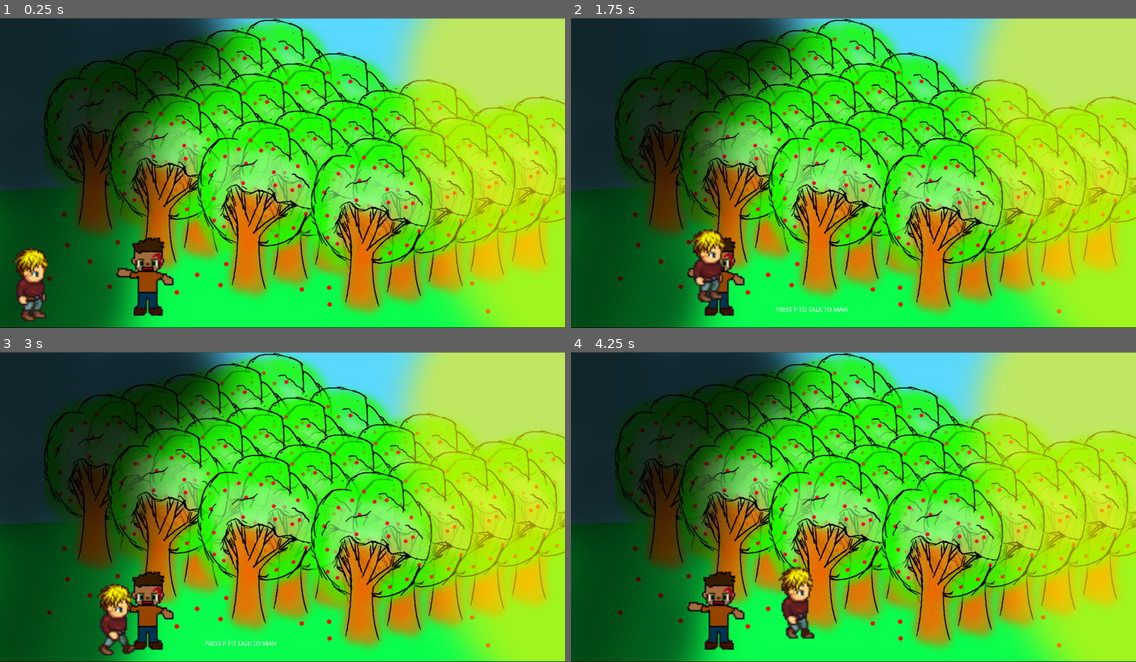
Above: before the commit, frames 1-4 (two rows, left to right).
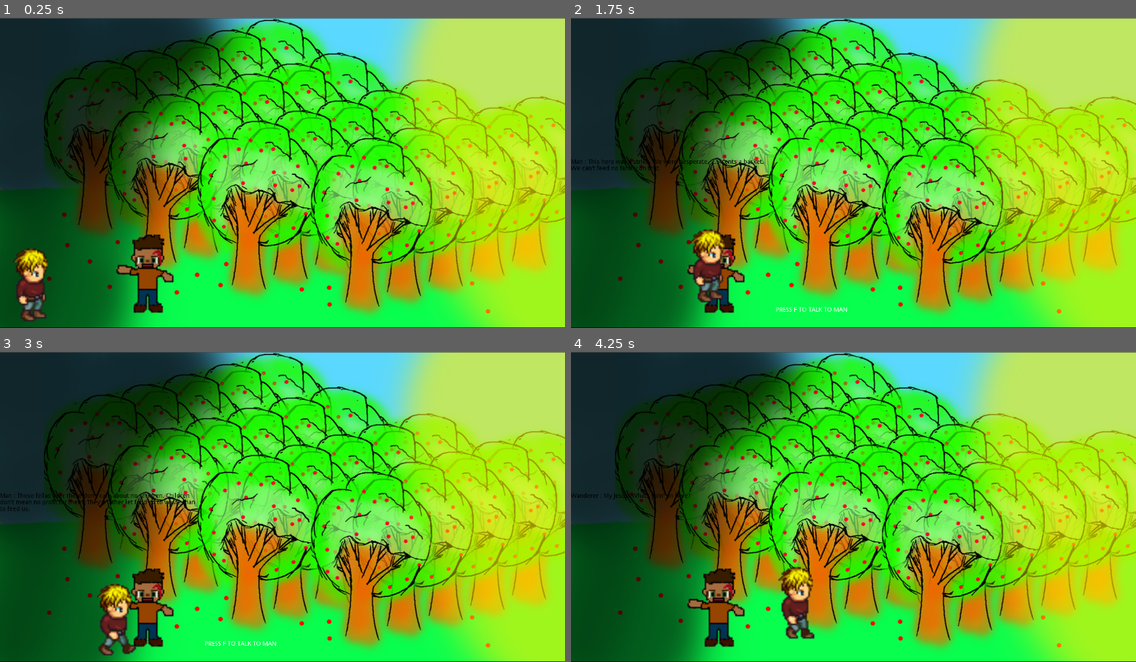
Above: after the commit, the same moments.

Repository: tonyjiang02/WhatHappenedHereBad
Game: Godot game, scene res://OrchardScene.tscn
The game is run twice, just before and just after one commit, with the same random seed, the same clock (stepped at 60 frames per second) and the same inputs. The project has no main scene, so this scene is started directly.
Inputs:
- Up to frame 1 (0.25 s): no input
- Up to frame 2 (1.75 s): tap Enter at 0.5 s; hold F 0.53-1.28 s; hold Right (ui_right) from 0.53 s (still down); tap Up (ui_up) at 0.77, 1.52 s; tap C at 0.8, 1.35 s; tap F at 1.55 s
- Up to frame 3 (3 s): tap F at 2 s; release Right (ui_right) at 2.03 s; hold Left (ui_left) 2.03-2.78 s; hold F 2.03-2.78 s; tap C at 2.3, 2.85 s; hold Right (ui_right) from 2.78 s (still down)
- Up to frame 4 (4.25 s): keep holding Right (ui_right); tap Up (ui_up) at 3.02, 3.77 s; tap F at 3.05, 3.5 s; hold F from 3.53 s (still down); tap C at 3.8 s

The runs differ from the first frame. In frame 1, 0.9% of the frame differs, in the area x 20-31%, y 69-97%; in frame 2, 0.7%; in frame 3, 1.1%, in the area x 0-35%, y 45-97%; in frame 4, 1.0%.

Commit message:
stuff

Diff:
--- a/64x64GroundTextures.tscn
+++ b/64x64GroundTextures.tscn
@@ -1,9 +1,10 @@
-[gd_scene load_steps=5 format=2]
+[gd_scene load_steps=6 format=2]
 
 [ext_resource path="res://Textures/tileset_extended_64px.png" type="Texture" id=1]
 [ext_resource path="res://Textures/black_texture.png" type="Texture" id=2]
 [ext_resource path="res://Textures/wood floor.png" type="Texture" id=3]
 [ext_resource path="res://Textures/Wood texture.png" type="Texture" id=4]
+[ext_resource path="res://Textures/textboxtexture.png" type="Texture" id=5]
 
 [node name="Node" type="Node"]
 
@@ -76,3 +77,7 @@
 
 [node name="CollisionPolygon2D" type="CollisionPolygon2D" parent="collision_black/StaticBody2D"]
 polygon = PoolVector2Array( -32, -32, 32, -32, 32, 32, -32, 32, -32, -32 )
+
+[node name="textboxtexture" type="Sprite" parent="."]
+position = Vector2( 416, 256 )
+texture = ExtResource( 5 )
--- a/DustBowlScene.gd
+++ b/DustBowlScene.gd
@@ -11,7 +11,7 @@
 var file = File.new()
 var dict = {}
 var dialogue_counter = 1
-var ignoreinputs = false
+var acceptInput = true
 func _ready():
 	if global.pos1:
 		$Player.position = global.pos1
@@ -25,22 +25,23 @@
 	_get_Message()
 	global.pos1 = $Player.position
 func _input(e):
-	if !ignoreinputs:
-		$Timer.start()
-	if Input.is_key_pressed(KEY_F) and !ignoreinputs:
-		if nextToHouse:
-			emit_signal("enter_house")
-			print("enter house")
-			get_tree().change_scene("res://InsideMuleyGravesHouse.tscn")
-		if nextToMuley:
-			emit_signal("talk_muley")
-			print("talk_muley")
-			_display_next_dialogue()
-			talkingToMuley = true
-	if Input.is_key_pressed(KEY_C) and !ignoreinputs:
-		if talkingToMuley:
-			_display_next_dialogue()
-	ignoreinputs = true
+	if acceptInput:
+		if Input.is_key_pressed(KEY_F):
+			if nextToHouse:
+				emit_signal("enter_house")
+				print("enter house")
+				get_tree().change_scene("res://InsideMuleyGravesHouse.tscn")
+			if nextToMuley:
+				emit_signal("talk_muley")
+				print("talk_muley")
+				_display_next_dialogue()
+				talkingToMuley = true
+		if Input.is_key_pressed(KEY_C):
+			if talkingToMuley:
+				_display_next_dialogue()
+		if $Timer.is_stopped():
+			acceptInput = false
+			$Timer.start()
 func _get_Message():
 	var distanceToMuley = $MuleyGraves.position.distance_to($Player.position)
 	var distanceToHouse = $DustBowlHouse.position.distance_to($Player.position)
@@ -69,4 +70,4 @@
 
 
 func _on_Timer_timeout():
-	ignoreinputs = false
+	acceptInput = true
--- a/DustBowlScene.tscn
+++ b/DustBowlScene.tscn
@@ -19,6 +19,10 @@
 position = Vector2( 640, 352 )
 scale = Vector2( 0.799685, 0.77051 )
 texture = ExtResource( 2 )
+
+[node name="DialogueTexture" type="TileMap" parent="."]
+tile_set = ExtResource( 3 )
+format = 1
 
 [node name="TileMap" type="TileMap" parent="."]
 tile_set = ExtResource( 3 )
@@ -42,13 +46,13 @@
 margin_bottom = 696.0
 
 [node name="DialogueBox" type="RichTextLabel" parent="."]
-margin_left = 328.0
-margin_top = 118.0
-margin_right = 997.0
-margin_bottom = 331.0
+margin_left = 323.0
+margin_top = 113.0
+margin_right = 1020.0
+margin_bottom = 344.0
 custom_fonts/normal_font = SubResource( 1 )
 
 [node name="Timer" type="Timer" parent="."]
 wait_time = 0.3
-autostart = true
+one_shot = true
 [connection signal="timeout" from="Timer" to="." method="_on_Timer_timeout"]
--- a/GroundTileset.tres
+++ b/GroundTileset.tres
@@ -1,30 +1,31 @@
-[gd_resource type="TileSet" load_steps=19 format=2]
+[gd_resource type="TileSet" load_steps=20 format=2]
 
 [ext_resource path="res://Textures/tileset_extended_64px.png" type="Texture" id=1]
 [ext_resource path="res://Textures/Wood texture.png" type="Texture" id=2]
 [ext_resource path="res://Textures/wood floor.png" type="Texture" id=3]
 [ext_resource path="res://Textures/black_texture.png" type="Texture" id=4]
-[ext_resource path="res://Textures/ground/ground1.png" type="Texture" id=5]
-[ext_resource path="res://Textures/ground/groundleft.png" type="Texture" id=6]
-[ext_resource path="res://Textures/ground/ground2.png" type="Texture" id=7]
-[ext_resource path="res://Textures/ground/groundright.png" type="Texture" id=8]
-
-[sub_resource type="ConvexPolygonShape2D" id=1]
+[ext_resource path="res://Textures/textboxtexture.png" type="Texture" id=5]
+[ext_resource path="res://Textures/ground/ground1.png" type="Texture" id=6]
+[ext_resource path="res://Textures/ground/groundleft.png" type="Texture" id=7]
+[ext_resource path="res://Textures/ground/ground2.png" type="Texture" id=8]
+[ext_resource path="res://Textures/ground/groundright.png" type="Texture" id=9]
+
+[sub_resource type="ConvexPolygonShape2D" id=11]
 points = PoolVector2Array( -32, 32, -32, -32, 32, -32, 32, 32, 32, 32, 32, 32, 32, 32 )
 
-[sub_resource type="ConvexPolygonShape2D" id=2]
+[sub_resource type="ConvexPolygonShape2D" id=12]
 points = PoolVector2Array( -32, -32, -32, -32, 32, -32, 32, 32, -32, 32 )
 
-[sub_resource type="ConvexPolygonShape2D" id=3]
+[sub_resource type="ConvexPolygonShape2D" id=13]
 points = PoolVector2Array( -32, -32, 32, -32, 32, 32, -32, 32 )
 
-[sub_resource type="ConvexPolygonShape2D" id=4]
+[sub_resource type="ConvexPolygonShape2D" id=14]
 points = PoolVector2Array( -32, -32, 32, -32, 32, 32, -32, 32, -32, -32 )
 
-[sub_resource type="ConvexPolygonShape2D" id=5]
+[sub_resource type="ConvexPolygonShape2D" id=15]
 points = PoolVector2Array( -32, -32, 32, -32, 32, 32, -32, 32 )
 
-[sub_resource type="ConvexPolygonShape2D" id=6]
+[sub_resource type="ConvexPolygonShape2D" id=16]
 points = PoolVector2Array( -32, -32, 32, -32, 32, 32, -32, 32, -32, -32 )
 
 [sub_resource type="ConvexPolygonShape2D" id=7]
@@ -226,7 +227,17 @@
 "autotile_coord": Vector2( 0, 0 ),
 "one_way": false,
 "one_way_margin": 1.0,
-"shape": SubResource( 4 ),
+"shape": SubResource( 14 ),
 "shape_transform": Transform2D( 1, 0, 0, 1, 32, 32 )
 } ]
 12/z_index = 0
+13/name = "textboxtexture"
+13/texture = ExtResource( 5 )
+13/tex_offset = Vector2( 0, 0 )
+13/modulate = Color( 1, 1, 1, 1 )
+13/region = Rect2( 0, 0, 64, 64 )
+13/tile_mode = 0
+13/occluder_offset = Vector2( 32, 32 )
+13/navigation_offset = Vector2( 32, 32 )
+13/shapes = [  ]
+13/z_index = 0
--- a/OrchardScene.gd
+++ b/OrchardScene.gd
@@ -5,11 +5,20 @@
 # var b = "text"
 var nextToProtester = false
 var nextToEntrance = false
-
+var file = File.new()
+var dict
+var dialogue_counter = 1
+var talkingToMan = false
+var acceptInput = true
 # Called when the node enters the scene tree for the first time.
 func _ready():
 	if global.pos2:
 		$Player.position = global.pos2
+	file.open("res://textfiles/OutsideOrchardDialogue.json", file.READ)
+	var text = file.get_as_text()
+	var result = JSON.parse(text)
+	dict = result.result
+	file.close()
 
 # Called every frame. 'delta' is the elapsed time since the previous frame.
 #func _process(delta):
@@ -17,6 +26,21 @@
 func _process(delta):
 	_get_message()
 	global.pos2 = $Player.position
+
+func _display_next_dialogue():
+	if dict.has(str(dialogue_counter)):
+		$DialogueBox.clear()
+		$DialogueBox.show()
+		var display_text = dict[str(dialogue_counter)].content
+		var speaker = dict[str(dialogue_counter)].name
+		$DialogueBox.add_text(speaker + " : " + display_text)
+		dialogue_counter+=1
+	else:
+		dialogue_counter = 1
+		$DialogueBox.hide()
+		$DialogueBox.clear()
+		talkingToMan = false
+
 func _get_message():
 	var distanceToProtester = $Sprite.position.distance_to($Player.position)
 	var distanceToEntrance = $Position2D.position.distance_to($Player.position)
@@ -31,5 +55,15 @@
 	else:
 		$Label.text = ""
 func _input(e):
-	if Input.is_key_pressed(KEY_F):
-		pass
+	if acceptInput:
+		if Input.is_key_pressed(KEY_F):
+			if nextToProtester:
+				_display_next_dialogue()
+			elif nextToEntrance:
+				pass
+		if $Timer.is_stopped():
+			$Timer.start()
+			acceptInput = false
+
+func _on_Timer_timeout():
+	acceptInput = true
--- a/OrchardScene.tscn
+++ b/OrchardScene.tscn
@@ -15,13 +15,15 @@
 format = 1
 tile_data = PoolIntArray( 393205, 12, 0, 393206, 12, 0, 393207, 12, 0, 393208, 12, 0, 393209, 12, 0, 393210, 12, 0, 393 …(237 unchanged characters)…
 
+[node name="Textbox Texture" type="TileMap" parent="."]
+
 [node name="orchard background" type="Sprite" parent="."]
 position = Vector2( 639.701, 352 )
 scale = Vector2( 1, 0.975551 )
 texture = ExtResource( 3 )
 
 [node name="Sprite" type="Sprite" parent="."]
-position = Vector2( 336, 592 )
+position = Vector2( 336, 584.986 )
 scale = Vector2( 3, 3 )
 texture = ExtResource( 4 )
 
@@ -37,3 +39,14 @@
 margin_top = 656.0
 margin_right = 770.0
 margin_bottom = 691.0
+
+[node name="DialogueBox" type="RichTextLabel" parent="."]
+margin_top = 320.0
+margin_right = 448.0
+margin_bottom = 448.0
+custom_colors/default_color = Color( 0, 0, 0, 1 )
+
+[node name="Timer" type="Timer" parent="."]
+wait_time = 0.3
+autostart = true
+[connection signal="timeout" from="Timer" to="." method="_on_Timer_timeout"]
Not shown: 8 places in GroundTileset.tres that only renumber resources
Binary file added: Textures/textboxtexture.png
Not shown, added: Textures/textboxtexture.png.import
